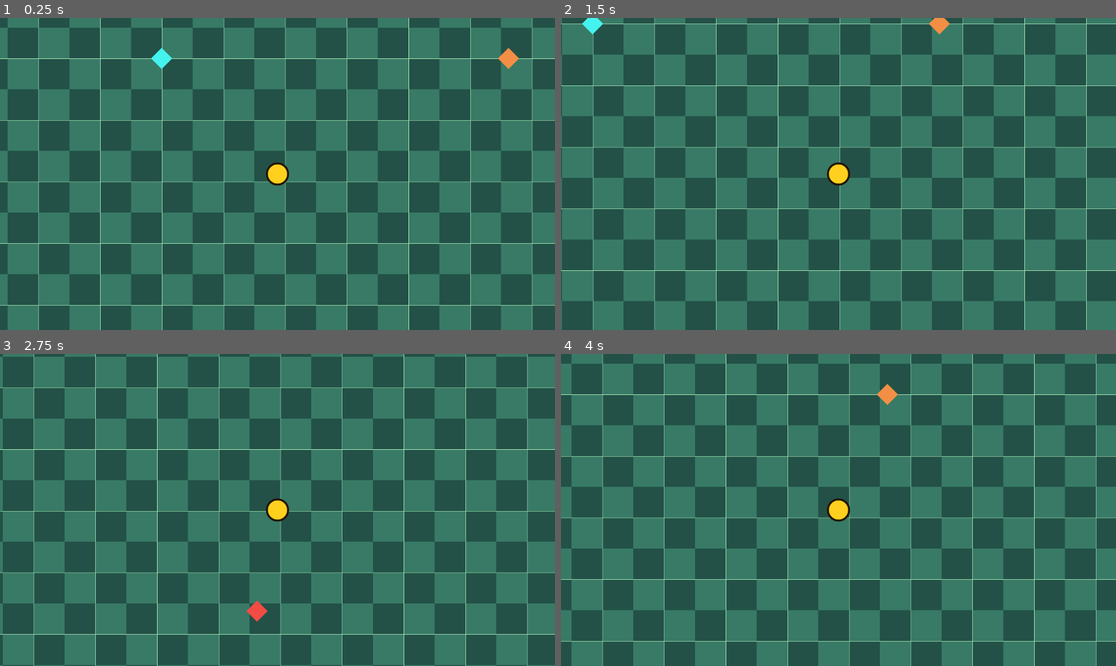
Above: before the commit, frames 1-4 (two rows, left to right).
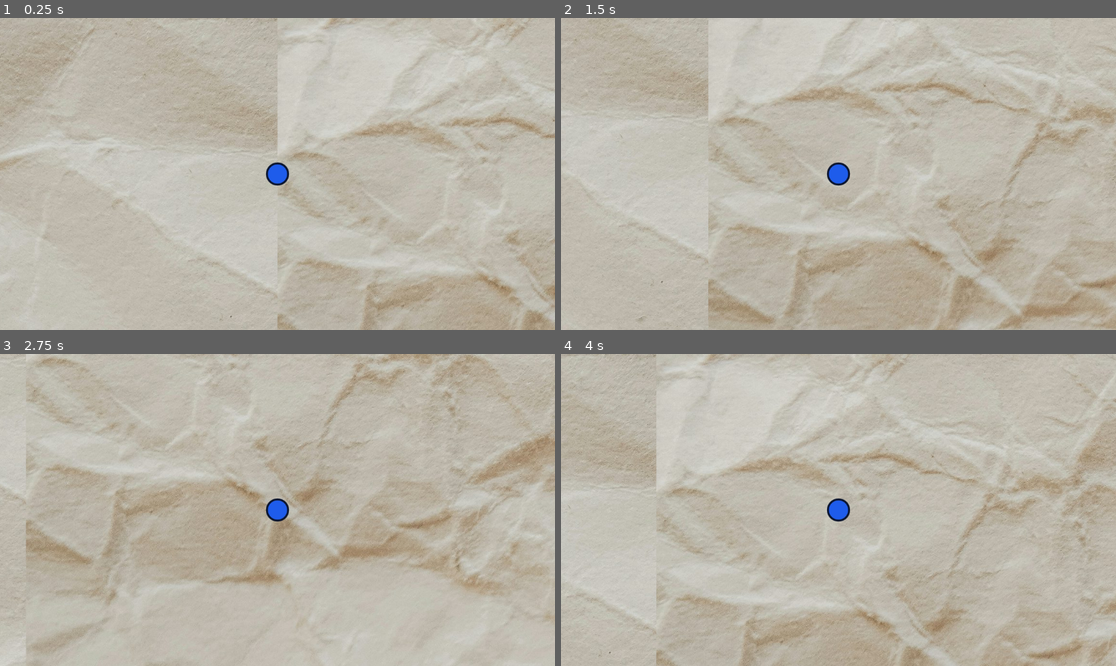
Above: after the commit, the same moments.

Repository: mbuelowdev/lets-vibe-together
Game: Godot game, scene res://main.tscn
Two runs of this game, one before a commit and one after it. Both use one fixed random seed, a clock stepped at 60 frames per second and the inputs below.
Inputs:
- Up to frame 1 (0.25 s): no input
- Up to frame 2 (1.5 s): tap Enter at 0.5 s; hold D 0.53-1.28 s; hold S from 1.28 s (still down)
- Up to frame 3 (2.75 s): release S at 2.03 s; hold D from 2.03 s (still down)
- Up to frame 4 (4 s): release D at 2.78 s; hold W 2.78-3.53 s; hold A from 3.53 s (still down)

The runs differ from the first frame. In frame 1, 100% of the frame differs, in the area x 0-100%, y 0-100%; in frame 2, 100%; in frame 3, 100%; in frame 4, 100%.

Commit message:
egon: implement 2d scene with background and player circle

Diff:
--- a/background.gd
+++ b/background.gd
@@ -1,59 +1,10 @@
-extends Node2D
+extends Sprite2D
 
 const WORLD_SIZE := 12000.0
-const TILE := 64
-const LANDMARK_SPACING := 720.0
 
 func _ready() -> void:
-	_add_tiled_ground()
-	var landmarks := LandmarkLayer.new()
-	add_child(landmarks)
-
-func _add_tiled_ground() -> void:
-	var image := Image.create(TILE * 2, TILE * 2, false, Image.FORMAT_RGBA8)
-	var light := Color(0.22, 0.48, 0.40, 1.0)
-	var dark := Color(0.14, 0.32, 0.28, 1.0)
-	var grid := Color(0.62, 0.88, 0.70, 1.0)
-	for y in TILE * 2:
-		for x in TILE * 2:
-			var checker := (x < TILE) != (y < TILE)
-			image.set_pixel(x, y, light if checker else dark)
-	for i in TILE * 2:
-		image.set_pixel(i, 0, grid)
-		image.set_pixel(0, i, grid)
-
-	var sprite := Sprite2D.new()
-	sprite.texture = ImageTexture.create_from_image(image)
-	sprite.texture_filter = CanvasItem.TEXTURE_FILTER_NEAREST
-	sprite.texture_repeat = CanvasItem.TEXTURE_REPEAT_ENABLED
-	sprite.region_enabled = true
-	sprite.region_rect = Rect2(0, 0, WORLD_SIZE, WORLD_SIZE)
-	sprite.centered = true
-	add_child(sprite)
-
-
-class LandmarkLayer extends Node2D:
-	func _ready() -> void:
-		queue_redraw()
-
-	func _draw() -> void:
-		var half := WORLD_SIZE * 0.5 - LANDMARK_SPACING
-		var y := -half
-		while y <= half:
-			var x := -half
-			while x <= half:
-				if absf(x) > 1.0 or absf(y) > 1.0:
-					var hue := fposmod(x * 0.0008 + y * 0.0013, 1.0)
-					var color := Color.from_hsv(hue, 0.72, 0.95)
-					var center := Vector2(x, y)
-					draw_colored_polygon(
-						PackedVector2Array([
-							center + Vector2(0, -22),
-							center + Vector2(22, 0),
-							center + Vector2(0, 22),
-							center + Vector2(-22, 0),
-						]),
-						color
-					)
-				x += LANDMARK_SPACING
-			y += LANDMARK_SPACING
+	texture = preload("res://assets/beige_background.jpg")
+	texture_repeat = CanvasItem.TEXTURE_REPEAT_ENABLED
+	region_enabled = true
+	region_rect = Rect2(0, 0, WORLD_SIZE, WORLD_SIZE)
+	centered = true
--- a/main.tscn
+++ b/main.tscn
@@ -5,7 +5,7 @@
 
 [node name="Main" type="Node2D"]
 
-[node name="Background" type="Node2D" parent="."]
+[node name="Background" type="Sprite2D" parent="."]
 script = ExtResource("1_background")
 
 [node name="Player" type="Node2D" parent="."]
--- a/player.gd
+++ b/player.gd
@@ -2,8 +2,8 @@
 
 const SPEED := 360.0
 const RADIUS := 22.0
-const FILL := Color(1.0, 0.82, 0.12, 1.0)
-const OUTLINE := Color(0.12, 0.07, 0.02, 1.0)
+const FILL := Color(0.12, 0.36, 0.92, 1.0)
+const OUTLINE := Color(0.04, 0.08, 0.18, 1.0)
 
 func _ready() -> void:
 	var camera := get_node("Camera2D") as Camera2D
--- a/project.godot
+++ b/project.godot
@@ -17,4 +17,4 @@
 [rendering]
 
 textures/vram_compression/import_etc2_astc=true
-environment/defaults/default_clear_color=Color(0.14, 0.32, 0.28, 1)
+environment/defaults/default_clear_color=Color(0.86, 0.80, 0.70, 1)
Binary file added: assets/beige_background.jpg
Not shown, added: assets/beige_background.jpg.import
